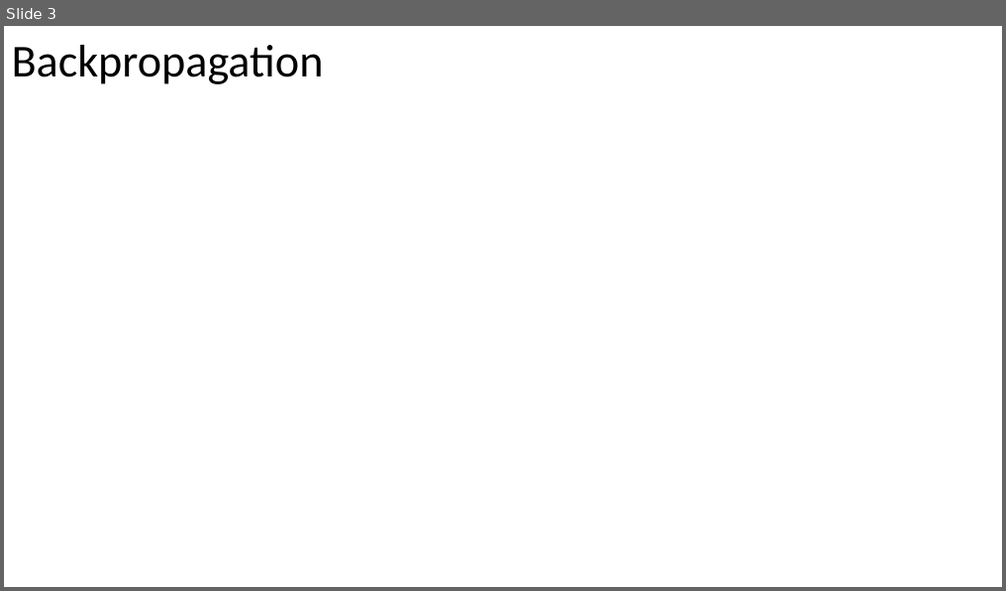
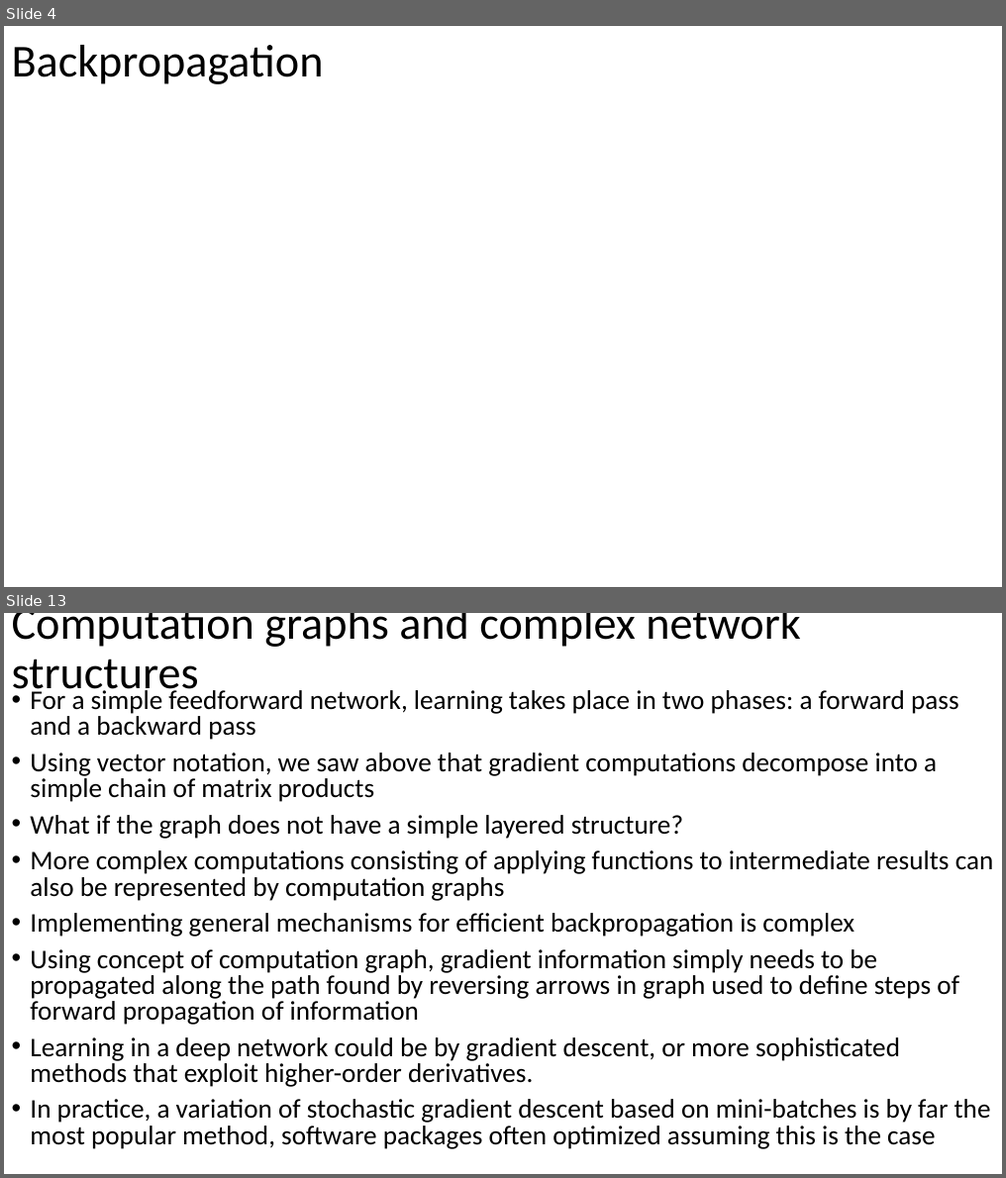
Before and after one commit to russellu/cs405, a slide deck: Lecture_21.pptx. Shown one above the other, each under a label of ours: slide 3 before the commit, slides 4 and 13 after it; the slides between them are not shown. The pictures are 1006x591 and 1006x1178 pixels, drawn with LibreOffice and Linux fonts; fonts in the diff are those of the drawing; background and template pictures are left out. Boxes give left, top, right and bottom in pixels: in the first picture for what was removed or moved away, otherwise in the second. Text is boxed around its words. In the diff, an @@ line names an element or a change of style, - is before the commit and + after.

Commit message:
Add

```diff
--- a/Lecture_21.pptx
+++ b/Lecture_21.pptx
@@ slide 13 added at (4, 613, 1002, 1174), background #FFFFFF @@
@@ title added at (12, 613, 800, 700), 44 pt, text #000000 @@
+Computation graphs and complex network structures
@@ text added at (30, 687, 994, 1150), 25.9 pt, text #000000 @@
+• For a simple feedforward network, learning takes place in two phases: a forward pass and a backward pass
+• Using vector notation, we saw above that gradient computations decompose into a simple chain of matrix products
+• What if the graph does not have a simple layered structure?
+• More complex computations consisting of applying functions to intermediate results can also be represented by computation graphs
+• Implementing general mechanisms for efficient backpropagation is complex
+• Using concept of computation graph, gradient information simply needs to be propagated along the path found by reversing arrows in graph used to define steps of forward propagation of information
+• Learning in a deep network could be by gradient descent, or more sophisticated methods that exploit higher-order derivatives.
+• In practice, a variation of stochastic gradient descent based on mini-batches is by far the most popular method, software packages often optimized assuming this is the case
@@ what was slide 3 is now slide 4 @@
```
Also in this commit, not shown: 9 other slides added, 6 slides removed.
